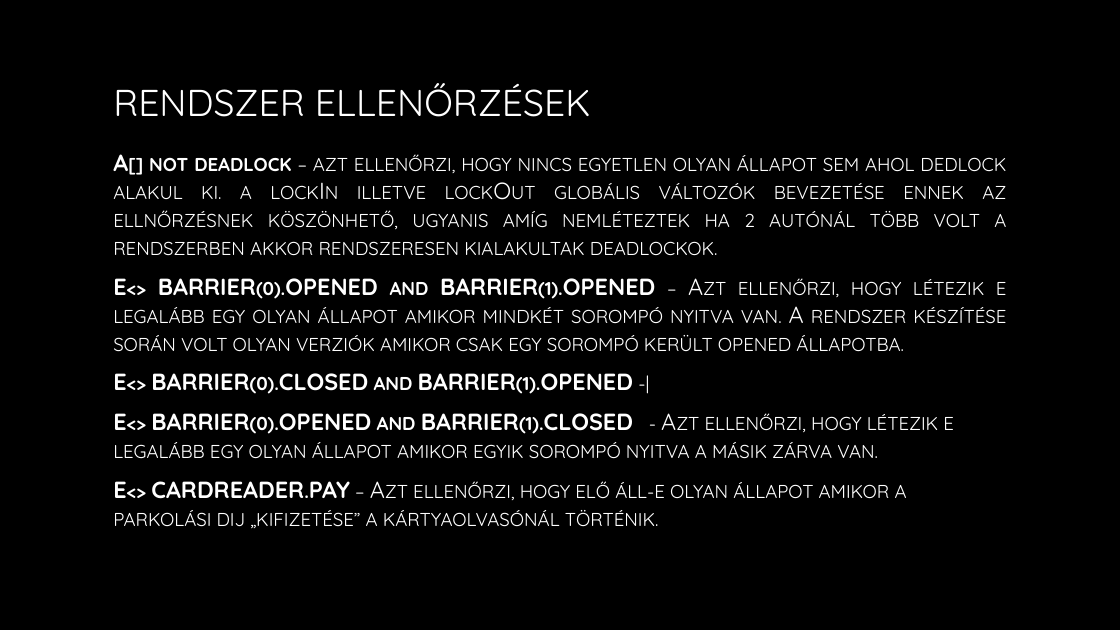
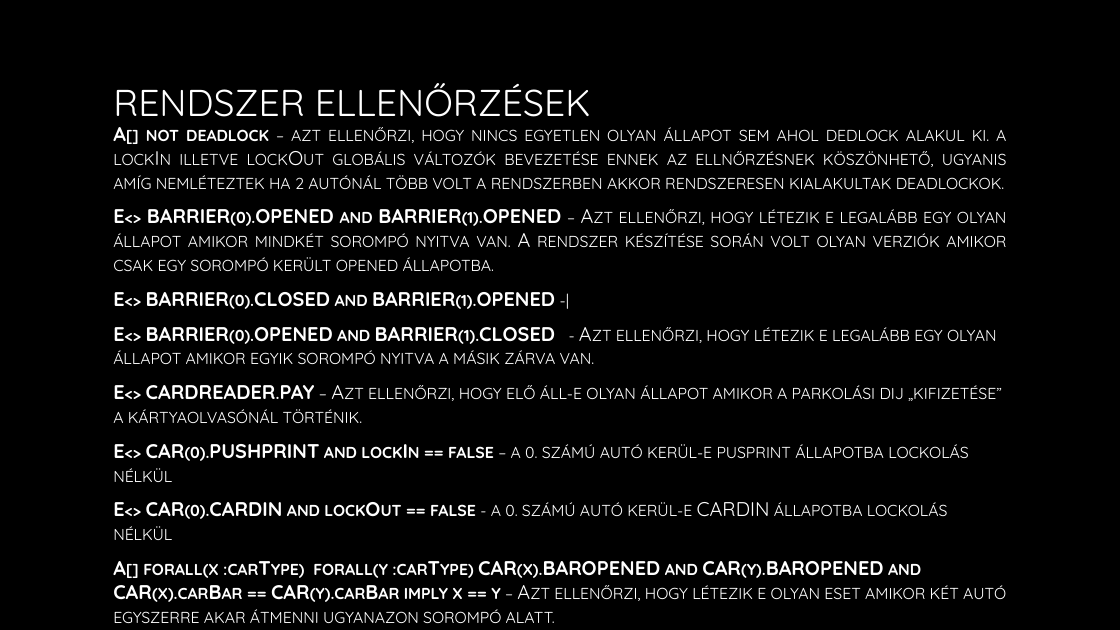
Before and after one commit to Teaching-projects/SZE-FormModsz-2017-Parkolo, a slide deck: slide 10 of parkinggateway.pptx. Drawn at 1120x630 pixels with LibreOffice and Linux fonts; fonts in the diff are those of the drawing; background and template pictures are left out. Boxes give left, top, right and bottom in pixels: in the first picture for what was removed or moved away, otherwise in the second. Text is boxed around its words. In the diff, an @@ line names an element or a change of style, - is before the commit and + after.

```diff
--- a/parkinggateway.pptx
+++ b/parkinggateway.pptx
@@ text at [113, 127, 1007, 423]: size 20 to 17 pt in "A[] not deadlock – azt ellenőrzi, hogy ...", "E<> BARRIER(0).OPENED and BARRIER(1).OPENED – Azt ellenőrzi, ...", "E<> BARRIER(0).CLOSED and BARRIER(1).OPENED -|", "E<> BARRIER(0).OPENED and BARRIER(1).CLOSED - Azt ellenőrzi, ..." and 1 more places @@
@@ text at [113, 444, 1006, 623]: paragraphs added @@
+E<> CAR(0).PUSHPRINT and lockIn == false – a 0. számú autó kerül-e pusprint állapotba lockolás nélkül
+E<> CAR(0).CARDIN and lockOut == false - a 0. számú autó kerül-e CARDIN állapotba lockolás nélkül
+A[] forall(x :carType) forall(y :carType) CAR(x).BAROPENED and CAR(y).BAROPENED and CAR(x).carBar == CAR(y).carBar imply x == y – Azt ellenőrzi, hogy létezik e olyan eset amikor két autó egyszerre akar átmenni ugyanazon sorompó alatt.
```
Also in this commit, not shown: 2 slides added, 1 other file.
